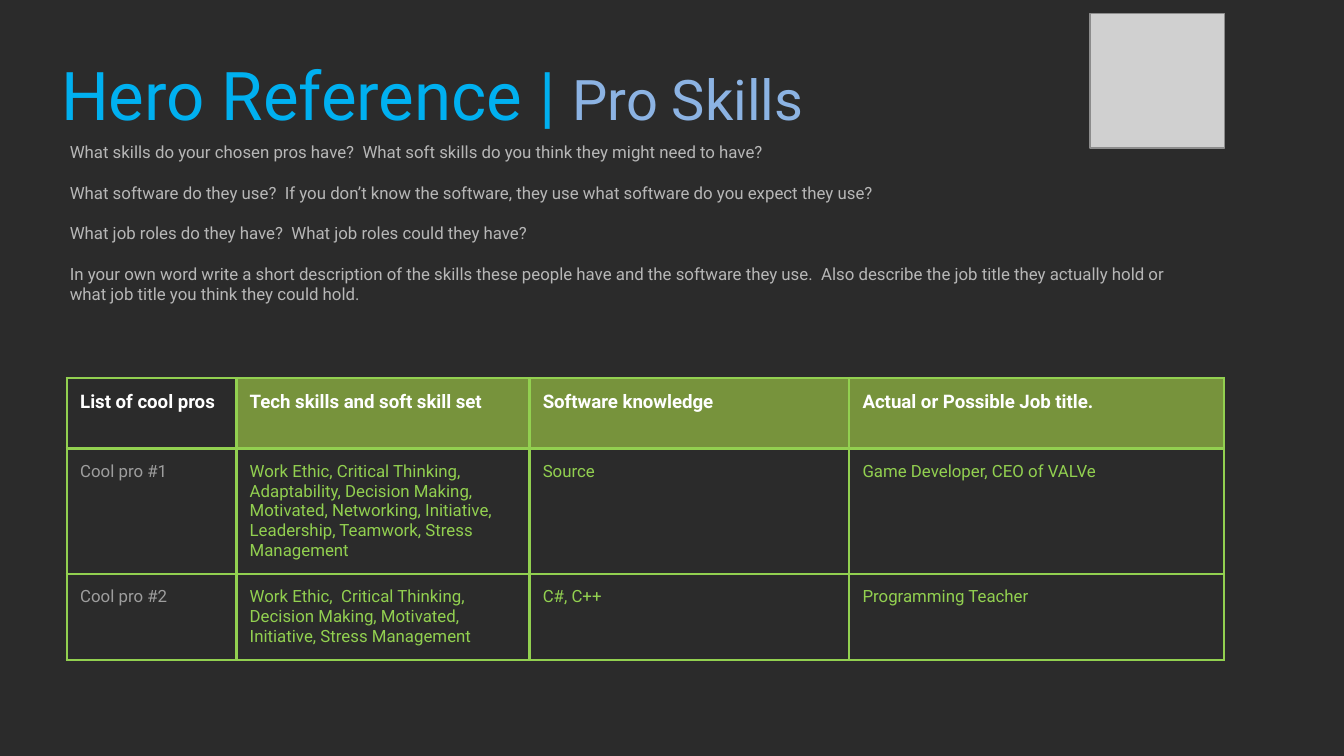
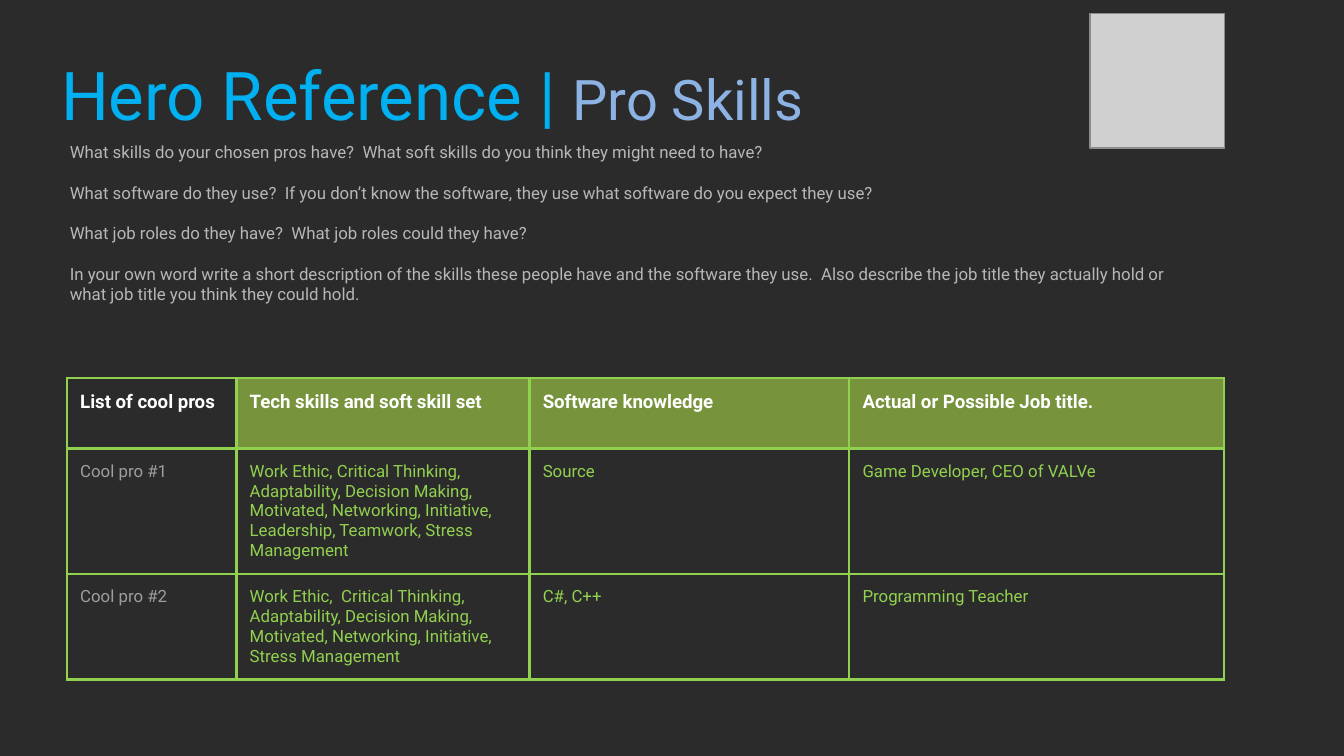
Before and after one commit to Dinoboy173/ProfStud, a slide deck: slide 13 of Class1/NOT DONE 2021_Professional_Studies_1_YourName.pptx. Drawn at 1344x756 pixels with LibreOffice and Linux fonts; fonts in the diff are those of the drawing; grey boxes stand for pictures; background and template pictures are left out; a plain dark background stands for a picture behind light text. Boxes give left, top, right and bottom in pixels: in the first picture for what was removed or moved away, otherwise in the second. Text is boxed around its words. In the diff, an @@ line names an element or a change of style, - is before the commit and + after.

```diff
--- a/Class1/NOT DONE 2021_Professional_Studies_1_YourName.pptx
+++ b/Class1/NOT DONE 2021_Professional_Studies_1_YourName.pptx
@@ table at [67, 378, 1224, 684] @@
-row 3, column 2: Work Ethic, Critical Thinking, Decision Making, Motivated, Initiative, Stress Management
+row 3, column 2: Work Ethic, Critical Thinking, Adaptability, Decision Making, Motivated, Networking, Initiative, Stress Management
```
Also in this commit, not shown: 6 other slides changed.
